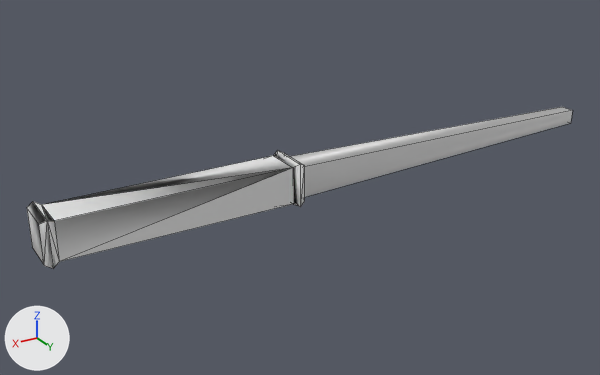
The OBJ model resources/assets/majyyka/models/wand.obj as it was, and as the next commit left it.
Rendered twice from a 50 mm camera at (104.6, 516.2, 248.2) aimed at (-213.3, -13.6, -16.8). Every picture has the same lights, and +X, +Y and +Z are marked at lower left. Mesh edges are drawn as thin lines. Where no turn or scale is listed for an object, it has been applied to the vertices.

Objects in the first picture: 'wand'.
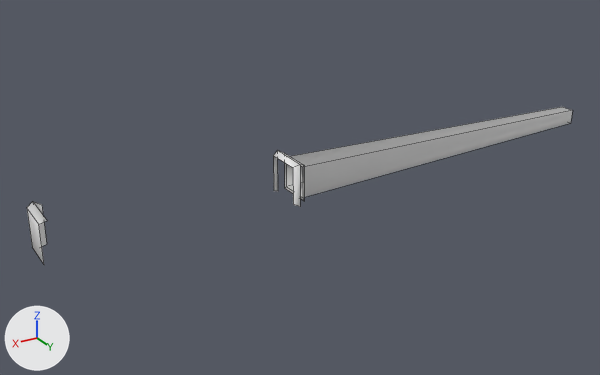
Commit message: Commented out derped faces -Still not done

Where the change shows, as pixel boxes [x1, y1, x2, y2] in the pictures (600 x 375 px):
'wand', reshaped: before [27, 107, 572, 268]; after [27, 107, 572, 264]
part 1 of me_wand, deleted: before [34, 156, 304, 268]

What changed in the scene script:
```text
Change me_wand:
    used by ob_wand; location = (0.0, 0.0, 0.0)
    remove me_wand.from_pydata(...)  # 32 vertices, 44 faces; spans x -500.0..0.0, y -18.0..18.0, z -18.0..18.0
    add me_wand.from_pydata(...)  # 29 vertices, 16 faces; spans x -500.0..0.0, y -18.0..18.0, z -18.0..18.0
    me_wand part 1
    3 vertices are removed from x -10.0..-5.0, y 15.0..17.0, z -18.0..15.0
    28 faces are deleted
```
